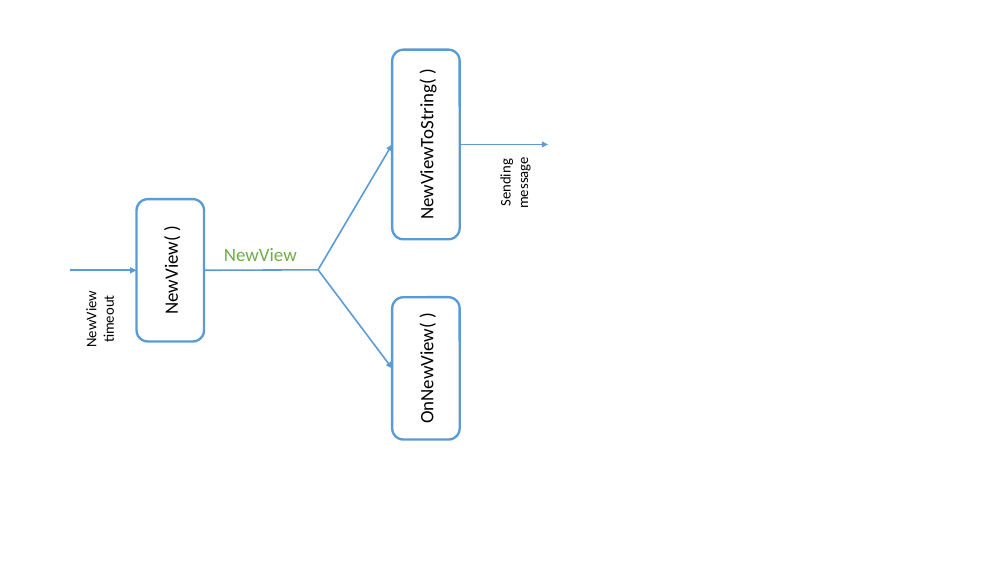
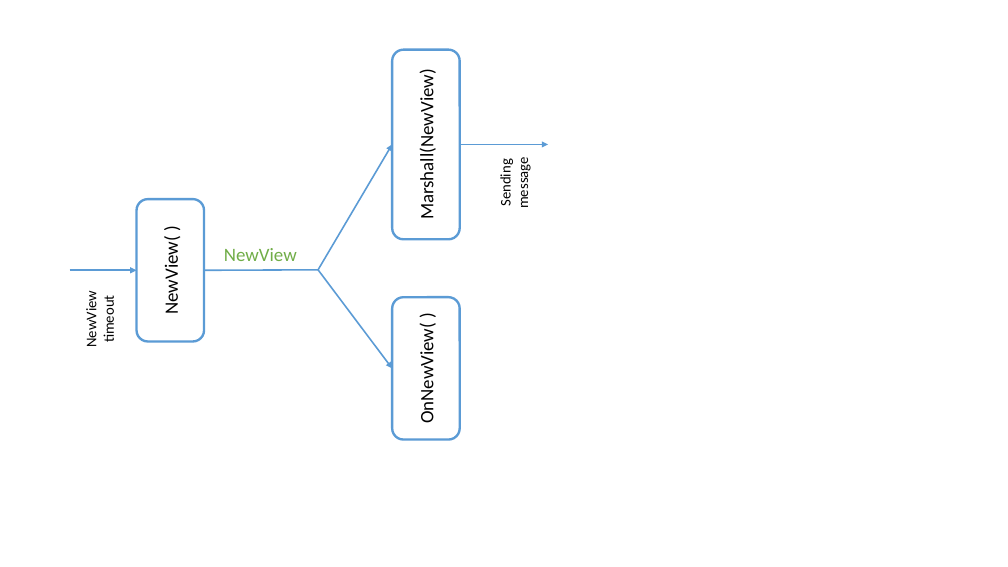
Before and after one commit to sandertungeaspoy/HotstuffWASM, a slide deck: slide 6 of WIP.pptx. Drawn at 1008x567 pixels with LibreOffice and Linux fonts; fonts in the diff are those of the drawing. Boxes give left, top, right and bottom in pixels: in the first picture for what was removed or moved away, otherwise in the second. Text is boxed around its words. In the diff, an @@ line names an element or a change of style, - is before the commit and + after.

```diff
--- a/WIP.pptx
+++ b/WIP.pptx
@@ text in rounded rectangle at box(415, 84, 438, 215): text changed @@
-NewViewToString( )
+Marshall(NewView)
```
Also in this commit, not shown: 4 other slides changed, 1 other file.
